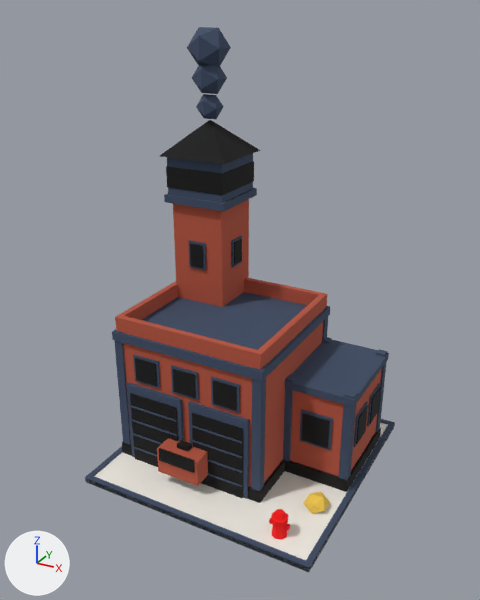
Renders of the glTF model public/models/park.glb from each side of a commit.
Camera for both pictures: a 50 mm camera at (9.02, -17.1, 14.34) aimed at (-0.11, -0.49, 6.04). Arrows for +X, +Y and +Z are at lower left; the lights stay in place. The older version comes first. Where no turn or scale is listed for an object, it has been applied to the vertices. Vertices at exactly the same position are counted once.

Objects in the first picture: 'fire.001', 'fire_smoke_0', 'fire_smoke_1', 'fire_smoke_2', 'unlock_fire_truck' and 1 more.
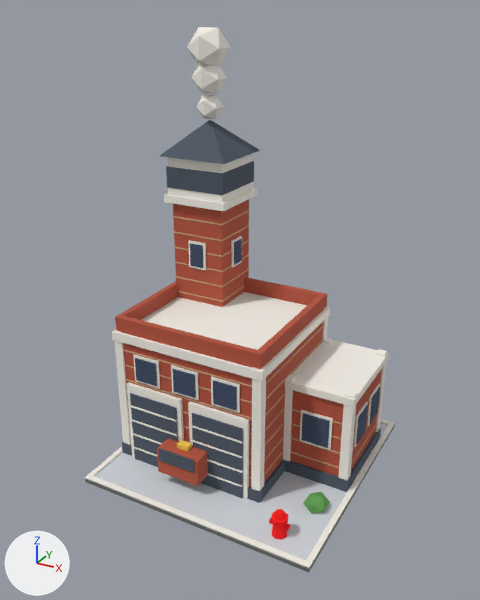
Location of each change, [x1, y1, x2, y2] in pixels of the pictures (480 x 600 px):
part 1 of me_fire, added
    after: [130, 435, 284, 479]
part 2 of me_fire, added
    after: [129, 421, 284, 464]
part 3 of me_fire, added
    after: [128, 408, 285, 450]
part 4 of me_fire, added
    after: [182, 408, 285, 435]
part 5 of me_fire, added
    after: [126, 379, 286, 419]
part 6 of me_fire, added
    after: [124, 339, 323, 403]
part 7 of me_fire, added
    after: [123, 325, 324, 387]
part 8 of me_fire, added
    after: [290, 423, 377, 468]
part 9 of me_fire, added
    after: [291, 426, 368, 454]
part 10 of me_fire, added (mostly hidden)
    after: [177, 286, 244, 302]
part 11 of me_fire, added
    after: [175, 268, 249, 287]
part 12 of me_fire, added
    after: [175, 254, 249, 272]
part 13 of me_fire, added
    after: [174, 240, 249, 257]
part 14 of me_fire, added
    after: [173, 225, 250, 241]
part 15 of me_fire, added
    after: [173, 210, 250, 226]
part 16 of me_fire, surface changed
    both: [85, 120, 395, 572]
part 17 of me_fire_smoke_0, surface changed (blue to grey)
    both: [196, 94, 224, 119]
part 18 of me_fire_smoke_1, surface changed (blue to grey)
    both: [192, 65, 227, 94]
part 19 of me_fire_smoke_2, surface changed (blue to white)
    both: [187, 27, 231, 67]
part 20 of me_unlock_fire_truck, surface changed (black to blue)
    both: [157, 435, 208, 486]

The change, as a list of edits to the scene's bpy script:
```text
Change me_fire:
    remove me_fire.from_pydata(...)  # 485 vertices, 760 faces; spans x -4.0..4.0, y -4.0..4.0, z -5.5..5.5
    add me_fire.from_pydata(...)  # 685 vertices, 1060 faces; spans x -4.0..4.0, y -4.0..4.0, z -5.5..5.5
    me_fire part 1: a new loose piece, a box spanning x -3.72..1.52, y -2.22..2.82, z -4.6..-4.55, in mat_park_palette (picture img_park_palette)
    me_fire part 2: a new loose piece, a box spanning x -3.72..1.52, y -2.22..2.82, z -4.05..-4.0, in mat_park_palette (picture img_park_palette)
    me_fire part 3: a new loose piece, a box spanning x -3.72..1.52, y -2.22..2.82, z -3.5..-3.45, in mat_park_palette (picture img_park_palette)
    me_fire part 4: a new loose piece, a box spanning x -3.72..1.52, y -2.22..2.82, z -2.95..-2.9, in mat_park_palette (picture img_park_palette)
    me_fire part 5: a new loose piece, a box spanning x -3.72..1.52, y -2.22..2.82, z -2.4..-2.35, in mat_park_palette (picture img_park_palette)
    me_fire part 6: a new loose piece, a box spanning x -3.72..1.52, y -2.22..2.82, z -1.85..-1.8, in mat_park_palette (picture img_park_palette)
    me_fire part 7: a new loose piece, a box spanning x -3.72..1.52, y -2.22..2.82, z -1.3..-1.25, in mat_park_palette (picture img_park_palette)
    me_fire part 8: a new loose piece, a box spanning x 1.48..3.72, y -0.42..2.82, z -4.6..-4.55, in mat_park_palette (picture img_park_palette)
    me_fire part 9: a new loose piece, a box spanning x 1.48..3.72, y -0.42..2.82, z -4.05..-4.0, in mat_park_palette (picture img_park_palette)
    me_fire part 10: a new loose piece, a box spanning x -3.57..-1.63, y 1.03..2.97, z -0.45..-0.4, in mat_park_palette (picture img_park_palette)
    me_fire part 11: a new loose piece, a box spanning x -3.57..-1.63, y 1.03..2.97, z 0.1..0.15, in mat_park_palette (picture img_park_palette)
    me_fire part 12: a new loose piece, a box spanning x -3.57..-1.63, y 1.03..2.97, z 0.65..0.7, in mat_park_palette (picture img_park_palette)
    me_fire part 13: a new loose piece, a box spanning x -3.57..-1.63, y 1.03..2.97, z 1.2..1.25, in mat_park_palette (picture img_park_palette)
    me_fire part 14: a new loose piece, a box spanning x -3.57..-1.63, y 1.03..2.97, z 1.75..1.8, in mat_park_palette (picture img_park_palette)
    me_fire part 15: a new loose piece, a box spanning x -3.57..-1.63, y 1.03..2.97, z 2.3..2.35, in mat_park_palette (picture img_park_palette)
    me_fire part 16: 760 kept faces spanning x -4.0..4.0, y -4.0..4.0, z -5.5..5.5 get new texture (UV) coordinates
    other edits to the shape of me_fire do not show in these pictures
Change me_fire_smoke_0:
    where me_fire_smoke_0.from_pydata(...)  # 12 vertices, 20 faces; spans x -0.383..0.383, y -0.383..0.383, z -0.383..0.383
    me_fire_smoke_0 part 17: texture (UV) coordinates of 20 of 20 faces, centred in x -0.334..0.334, y -0.334..0.334, z -0.334..0.334, changed; they spanned u 0.13..0.13, v 0.13..0.13 and now span u 0.13..0.13, v 0.3..0.3
Change me_fire_smoke_1:
    where me_fire_smoke_1.from_pydata(...)  # 12 vertices, 20 faces; spans x -0.485..0.485, y -0.485..0.485, z -0.485..0.485
    me_fire_smoke_1 part 18: texture (UV) coordinates of 20 of 20 faces, centred in x -0.423..0.423, y -0.423..0.423, z -0.423..0.423, changed; they spanned u 0.13..0.13, v 0.13..0.13 and now span u 0.13..0.13, v 0.3..0.3
Change me_fire_smoke_2:
    where me_fire_smoke_2.from_pydata(...)  # 12 vertices, 20 faces; spans x -0.587..0.587, y -0.587..0.587, z -0.587..0.587
    me_fire_smoke_2 part 19: texture (UV) coordinates of 20 of 20 faces, centred in x -0.512..0.512, y -0.512..0.512, z -0.512..0.512, changed; they spanned u 0.13..0.13, v 0.13..0.13 and now span u 0.13..0.13, v 0.3..0.3
Change me_unlock_fire_truck:
    where me_unlock_fire_truck.from_pydata(...)  # 136 vertices, 232 faces; spans x -0.86..0.86, y -1.62..1.62, z -0.86..0.86
    me_unlock_fire_truck part 20: texture (UV) coordinates of 232 of 232 faces, centred in x -0.86..0.86, y -1.62..1.62, z -0.86..0.86, changed; they spanned u 0.13..0.62, v 0.13..0.87 and now span u 0.13..0.62, v 0.3..0.9
```
